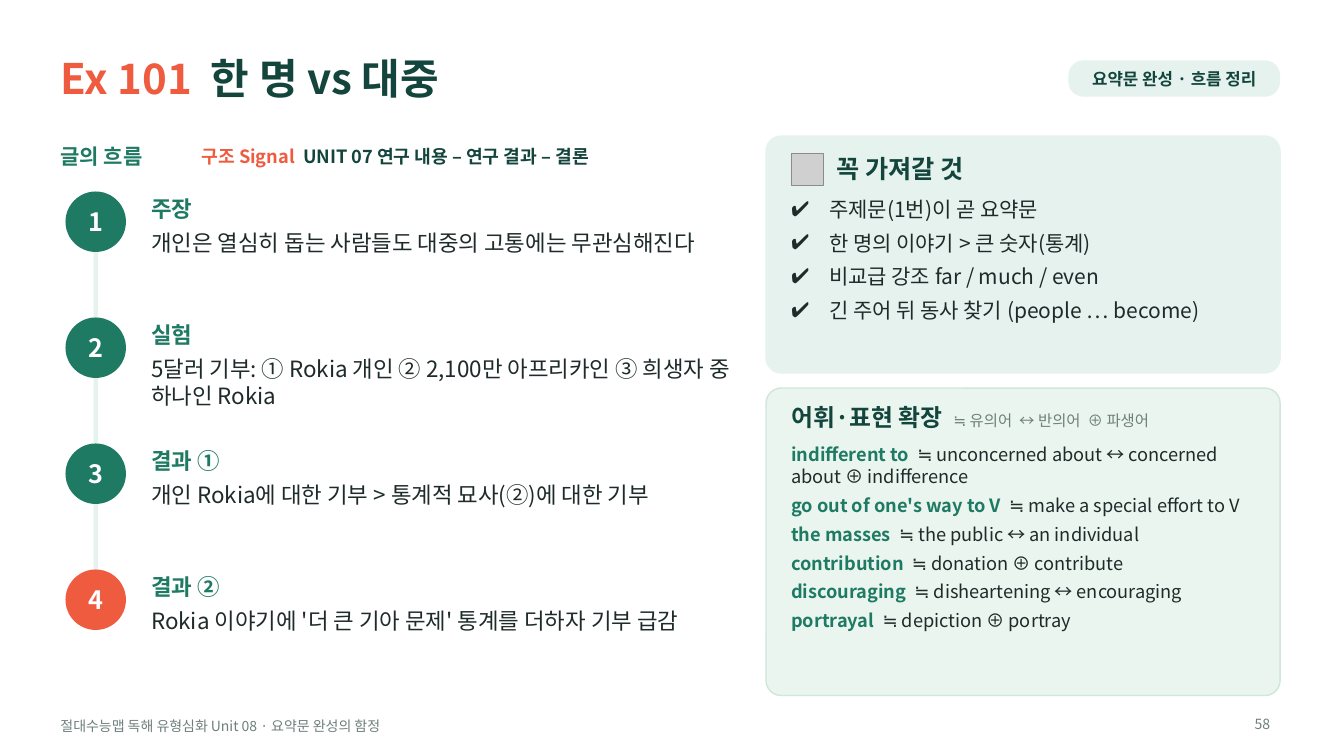
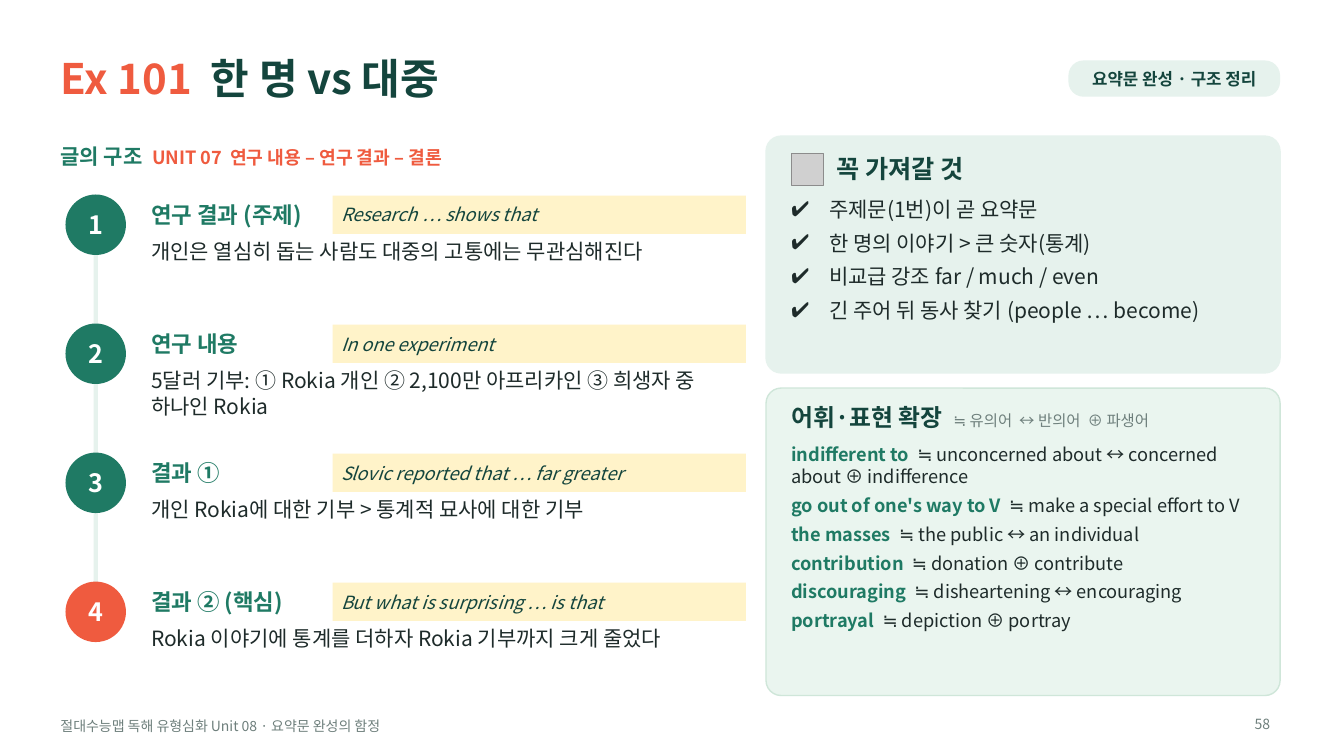
Before and after one commit to HUFSDavid/HUFSDavid, a slide deck: slide 58 of 절대수능맵_독해유형심화_Unit08_수업PPT.pptx. Drawn at 1344x756 pixels with LibreOffice and Linux fonts; fonts in the diff are those of the drawing; grey boxes stand for pictures. Boxes give left, top, right and bottom in pixels: in the first picture for what was removed or moved away, otherwise in the second. Text is boxed around its words. In the diff, an @@ line names an element or a change of style, - is before the commit and + after.

```diff
--- a/절대수능맵_독해유형심화_Unit08_수업PPT.pptx
+++ b/절대수능맵_독해유형심화_Unit08_수업PPT.pptx
@@ text in rounded rectangle at [1092,71,1256,87]: text changed @@
-요약문 완성 · 흐름 정리
+요약문 완성 · 구조 정리
@@ text at [60,146,441,166]: text changed; text colour #14453D to #EF5B3F @@
-구조 Signal UNIT 07 연구 내용 – 연구 결과 – 결론
+글의 구조 UNIT 07 연구 내용 – 연구 결과 – 결론
@@ text removed at [60,146,143,166] @@
-글의 흐름
@@ text removed at [151,198,192,219] @@
-주장
@@ text added at [151,204,302,228], 16 pt, text #1F7A64, bold @@
+연구 결과 (주제)
@@ rectangle added at [333,196,746,234], fill #FFF3C9, 13 pt, text #14453D, italic @@
+Research … shows that
@@ line moved from (96, 222) - (96, 600) to (96, 227) - (96, 614) @@
@@ text at [151,241,643,261]: text changed; size 16 to 15 pt @@
-개인은 열심히 돕는 사람들도 대중의 고통에는 무관심해진다
+개인은 열심히 돕는 사람도 대중의 고통에는 무관심해진다
@@ ellipse "2": place and size @@
-ellipse "2" at [66,318,126,378]
+ellipse "2" at [66,324,126,384]
@@ text removed at [151,324,192,345] @@
-실험
@@ rectangle added at [333,325,746,363], fill #FFF3C9, 13 pt, text #14453D, italic @@
+In one experiment
@@ text added at [151,333,238,354], 16 pt, text #1F7A64, bold @@
+연구 내용
@@ text "5달러 기부: ① Rokia 개인 ...": place and size @@
-text "5달러 기부: ① Rokia 개인 ..." at [151,358,730,406]
+text "5달러 기부: ① Rokia 개인 ..." at [151,370,695,416]
@@ text "5달러 기부: ① Rokia 개인 ..." at [151,370,695,416]: size 16 to 15 pt @@
@@ ellipse "3": place and size @@
-ellipse "3" at [66,444,126,504]
+ellipse "3" at [66,453,126,513]
@@ text "결과 ①": place and size @@
-text "결과 ①" at [151,450,219,471]
+text "결과 ①" at [151,462,219,483]
@@ rectangle added at [333,454,746,492], fill #FFF3C9, 13 pt, text #14453D, italic @@
+Slovic reported that … far greater
@@ text at [151,499,584,519]: text changed; size 16 to 15 pt @@
-개인 Rokia에 대한 기부 > 통계적 묘사(②)에 대한 기부
+개인 Rokia에 대한 기부 > 통계적 묘사에 대한 기부
@@ ellipse "4": place and size @@
-ellipse "4" at [66,570,126,630]
+ellipse "4" at [66,582,126,642]
@@ text at [151,591,283,615]: text changed @@
-결과 ②
+결과 ② (핵심)
@@ rectangle added at [333,583,746,621], fill #FFF3C9, 13 pt, text #14453D, italic @@
+But what is surprising … is that
@@ text at [151,628,661,648]: text changed; size 16 to 15 pt @@
-Rokia 이야기에 '더 큰 기아 문제' 통계를 더하자 기부 급감
+Rokia 이야기에 통계를 더하자 Rokia 기부까지 크게 줄었다
```
Also in this commit, not shown: 13 other slides changed, 5 other files.
